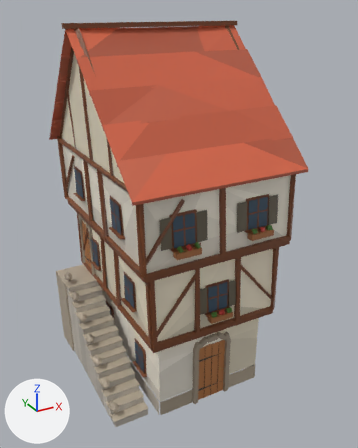
Before and after pictures for a commit that changed the glTF model packages/foundations/world/asset/models/buildings/townhouse-3.glb.
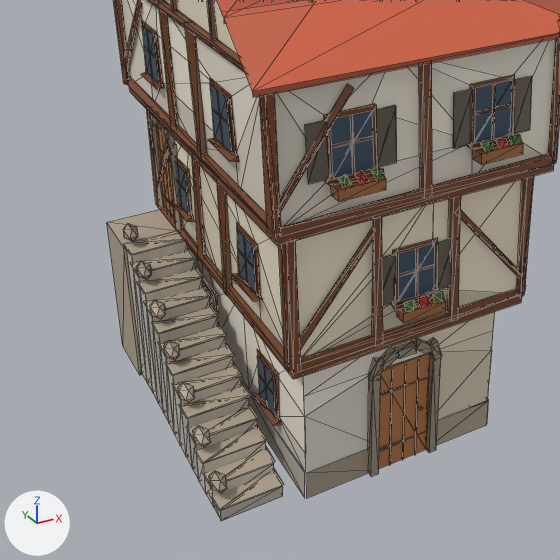
Each version appears first whole from a 50 mm camera at (-6.57, -12.48, 10.96) aimed at (0.1, -0.35, 4.89), and next in a close-up on the part from 0% to 82% of the width and 35% to 100% of the height. Every picture has the same lights, and +X, +Y and +Z are marked at lower left. The first two pictures are the older version. The close-ups show mesh edges as thin lines. Objects named as collision shapes, trigger or cutter boxes, shadow casters or lower levels of detail are left out.

The first close-up shows 'buildings/townhouse-3'.
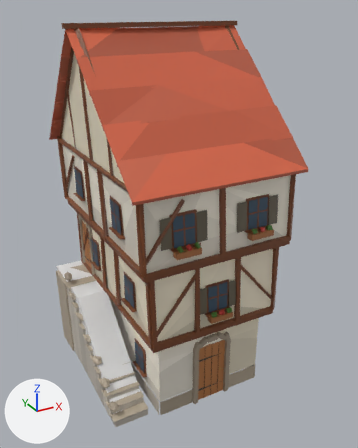
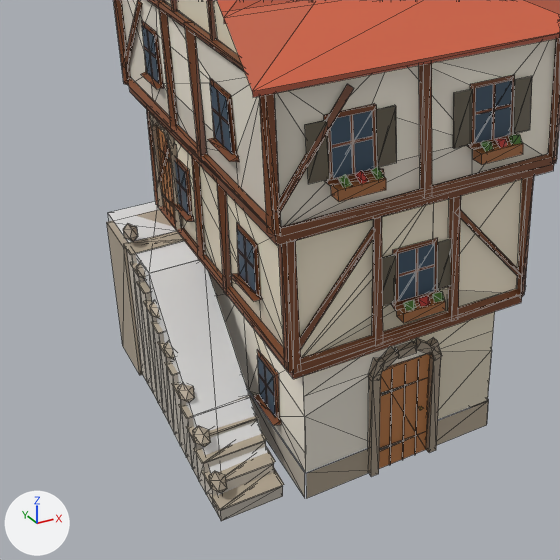
Boxes [x1, y1, x2, y2] around the edits, measured in the close-ups (560 x 560 px):
```json
{"object": "stairs", "change": "added", "after": [149, 260, 268, 495]}
{"object": "landing", "change": "added", "after": [108, 201, 198, 288]}
```

Edits to the scene script, one JSON object a line:
```json
{"op": "add", "block": "me_landing", "code": ["me_landing = bpy.data.meshes.new('landing')", "me_landing.from_pydata(...)  # a box spanning x -2.95..-2.0, y 0.6..2.95, z 2.37..2.67"]}
{"op": "add", "block": "me_stairs", "code": ["me_stairs = bpy.data.meshes.new('stairs')", "me_stairs.from_pydata([(-2.95, -2.25, 0.0), (-2.0, -2.25, 0.0), (-2.0, 0.6, 0.0), (-2.95, 0.6, 0.0), (-2.0, 0.6, 2.67), (-2.95, 0.6, 2.67)], [], [(0, 2, 1), (0, 3, 2), (0, 1, 4), (0, 4, 5), (1, 2, 4), (2, 3, 5), (2, 5, 4), (3, 0, 5)])"]}
{"op": "add", "block": "ob_landing", "code": ["ob_landing = bpy.data.objects.new('landing', me_landing)", "ob_landing.location = (0.0, 0.0, 0.0)"]}
{"op": "add", "block": "ob_stairs", "code": ["ob_stairs = bpy.data.objects.new('stairs', me_stairs)", "ob_stairs.location = (0.0, 0.0, 0.0)"]}
```
